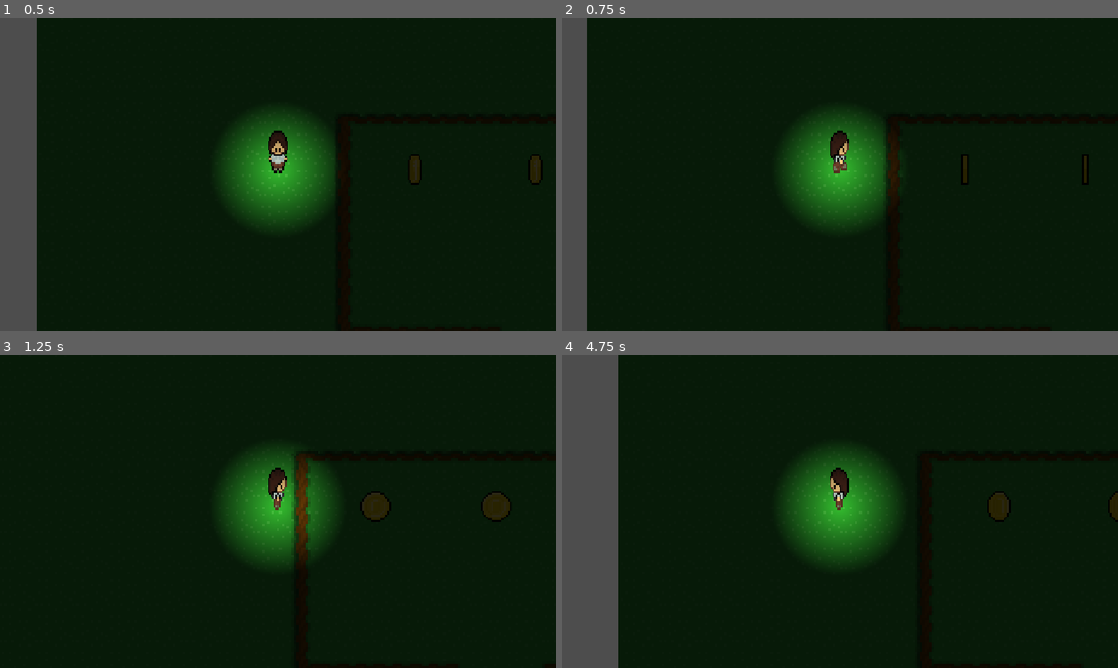
Above: before the commit, frames 1-4 (two rows, left to right).
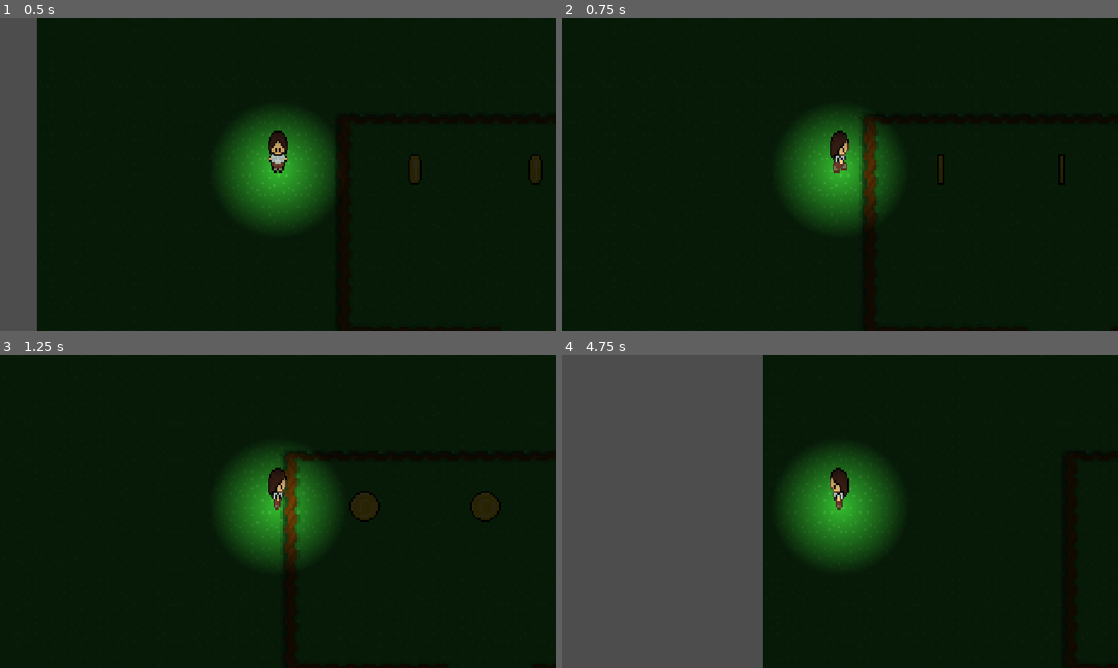
Above: after the commit, the same moments.

Repository: QvestionMark/experimental-platformer
Game: Godot game, scene res://Scenes/main.tscn
The game is run twice, just before and just after one commit, with the same random seed, the same clock (stepped at 60 frames per second) and the same inputs.
Inputs (mouse positions are in pixels of both pictures, inside the frame that each line leads up to):
- Up to frame 1 (0.5 s): no input
- Up to frame 2 (0.75 s): move the mouse to (962, 158) at 0.52 s; hold D (walk_right) from 0.53 s (still down)
- Up to frame 3 (1.25 s): keep holding D (walk_right)
- Up to frame 4 (4.75 s): move the mouse to (728, 527) at 1.27 s; release D (walk_right) at 1.28 s; hold S (walk_down) 1.28-2.03 s; move the mouse to (895, 442) at 2.02 s; hold D (walk_right) 2.03-2.78 s; move the mouse to (812, 574) at 2.77 s; hold W (walk_up) 2.78-3.53 s; move the mouse to (1006, 558) at 3.52 s; hold A (walk_left) from 3.53 s (still down); move the mouse to (673, 464) at 4.27 s

Frame 1 is identical in both runs. In frame 2, 6.3% of the frame differs, in the area x 0-95%, y 0-100%; in frame 3, 2.4%; in frame 4, 26%, in the area x 10-100%, y 0-100%.

Commit message:
Revert "Merge pull request #2 from QvestionMark/noah"
This reverts commit 398d8af6da4f034d65323912c64da572f7d3daa2, reversing
changes made to e24fefd1a43c3be5823b5691e3f4ee3d4e05bf15.

Diff:
--- a/Scripts/player.gd
+++ b/Scripts/player.gd
@@ -35,7 +35,7 @@
 		else:
 			animSprite.play("walk_up")
 	velocity = velocity.normalized()
-	velocity *= 25 * scale.x
+	velocity *= 75 * scale.x
 	move_and_slide()
 
 	flashlight.rotation = flashlight.global_position.direction_to(get_global_mouse_position()).angle()
